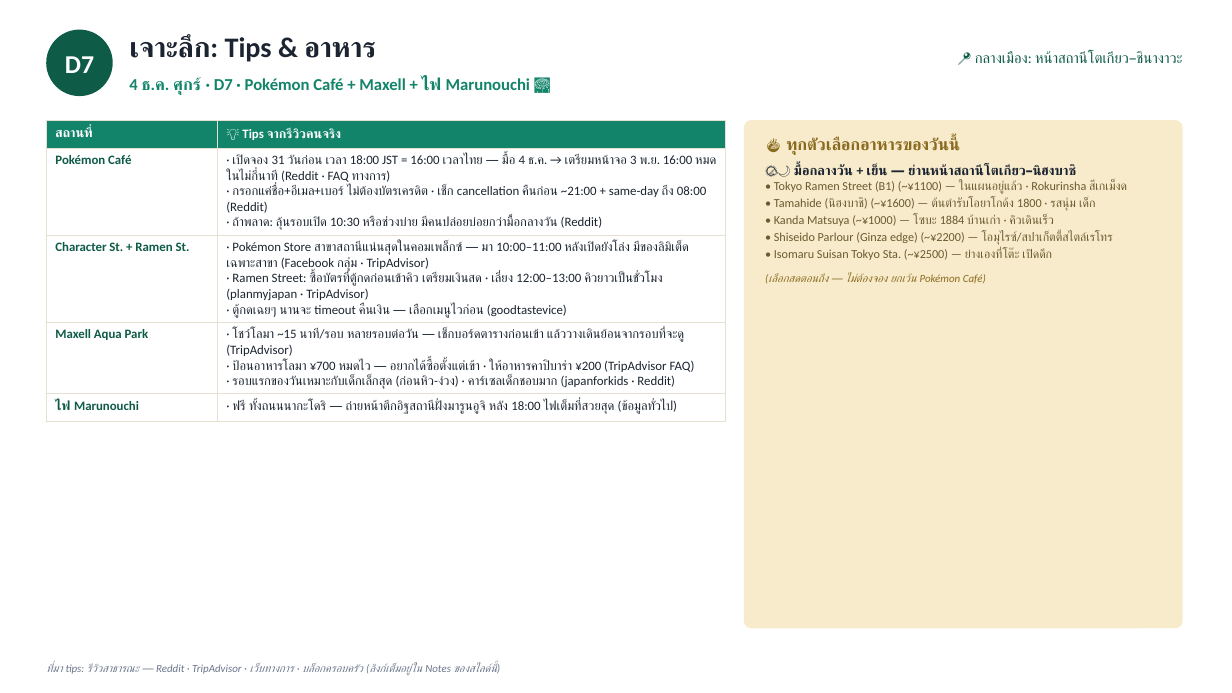
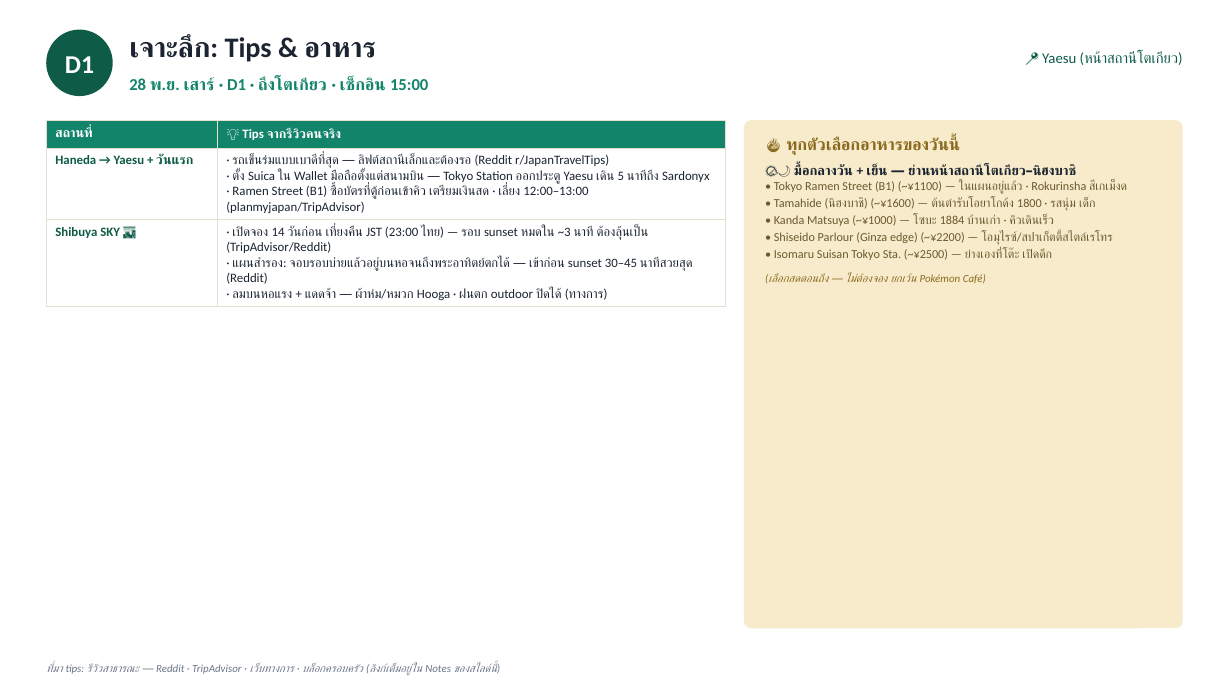
Before and after one commit to aphiwatgo5/tokyo-trip-planner, a slide deck: slide 4 of Tokyo_Trip_Plan_2026.pptx (slide 16 before the commit). Drawn at 1232x693 pixels with LibreOffice and Linux fonts; fonts in the diff are those of the drawing. Boxes give left, top, right and bottom in pixels: in the first picture for what was removed or moved away, otherwise in the second. Text is boxed around its words. In the diff, an @@ line names an element or a change of style, - is before the commit and + after.

```diff
--- a/Tokyo_Trip_Plan_2026.pptx
+++ b/Tokyo_Trip_Plan_2026.pptx
@@ text at box(65, 56, 94, 73): text changed @@
-D7
+D1
@@ text at box(1042, 51, 1183, 65): text changed @@
-📍 กลางเมือง: หน้าสถานีโตเกียว–ชินางาวะ
+📍 Yaesu (หน้าสถานีโตเกียว)
@@ text at box(129, 78, 428, 91): text changed @@
-4 ธ.ค. ศุกร์ · D7 · Pokémon Café + Maxell + ไฟ Marunouchi 🎆
+28 พ.ย. เสาร์ · D1 · ถึงโตเกียว · เช็กอิน 15:00
@@ table at box(46, 120, 726, 304) @@
-row 2: Pokémon Café | · เปิดจอง 31 วันก่อน เวลา 18:00 JST = 16:00 เวลาไทย — มื้อ 4 ธ.ค. → เตรียมหน้าจอ 3 พ.ย. 16:00 หมดในไม่กี่นาที (Reddit · FAQ ทางการ) / · กรอกแค่ชื่อ+อีเมล+เบอร์ ไม่ต้องบัตรเครดิต · เช็ก cancellation คืนก่อน ~21:00 + same-day ถึง 08:00 (Reddit) / · ถ้าพลาด: ลุ้นรอบเปิด 10:30 หรือช่วงบ่าย มีคนปล่อยบ่อยกว่ามื้อกลางวัน (Reddit)
-row 3: Character St. + Ramen St. | · Pokémon Store สาขาสถานีแน่นสุดในคอมเพล็กซ์ — มา 10:00–11:00 หลังเปิดยังโล่ง มีของลิมิเต็ดเฉพาะสาขา (Facebook กลุ่ม · TripAdvisor) / · Ramen Street: ซื้อบัตรที่ตู้กดก่อนเข้าคิว เตรียมเงินสด · เลี่ยง 12:00–13:00 คิวยาวเป็นชั่วโมง (planmyjapan · TripAdvisor) / · ตู้กดเฉยๆ นานจะ timeout คืนเงิน — เลือกเมนูไวก่อน (goodtastevice)
-row 4: Maxell Aqua Park | · โชว์โลมา ~15 นาที/รอบ หลายรอบต่อวัน — เช็กบอร์ดตารางก่อนเข้า แล้ววางเดินย้อนจากรอบที่จะดู (TripAdvisor) / · ป้อนอาหารโลมา ¥700 หมดไว — อยากได้ซื้อตั้งแต่เข้า · ให้อาหารคาปิบาร่า ¥200 (TripAdvisor FAQ) / · รอบแรกของวันเหมาะกับเด็กเล็กสุด (ก่อนหิว-ง่วง) · คาร์เซลเด็กชอบมาก (japanforkids · Reddit)
-row 5: ไฟ Marunouchi | · ฟรี ทั้งถนนนากะโดริ — ถ่ายหน้าตึกอิฐสถานีฝั่งมารูนอูจิ หลัง 18:00 ไฟเต็มที่สวยสุด (ข้อมูลทั่วไป)
+row 2: Haneda → Yaesu + วันแรก | · รถเข็นร่มแบบเบาดีที่สุด — ลิฟต์สถานีเล็กและต้องรอ (Reddit r/JapanTravelTips) / · ตั้ง Suica ใน Wallet มือถือตั้งแต่สนามบิน — Tokyo Station ออกประตู Yaesu เดิน 5 นาทีถึง Sardonyx / · Ramen Street (B1) ซื้อบัตรที่ตู้ก่อนเข้าคิว เตรียมเงินสด · เลี่ยง 12:00–13:00 (planmyjapan/TripAdvisor)
+row 3: Shibuya SKY 🌆 | · เปิดจอง 14 วันก่อน เที่ยงคืน JST (23:00 ไทย) — รอบ sunset หมดใน ~3 นาที ต้องลุ้นเป็น (TripAdvisor/Reddit) / · แผนสำรอง: จอบรอบบ่ายแล้วอยู่บนหอจนถึงพระอาทิตย์ตกได้ — เข้าก่อน sunset 30–45 นาทีสวยสุด (Reddit) / · ลมบนหอแรง + แดดจ้า — ผ้าห่ม/หมวก Hooga · ฝนตก outdoor ปิดได้ (ทางการ)
```
Also in this commit, not shown: 18 other slides changed, 27 other files.
